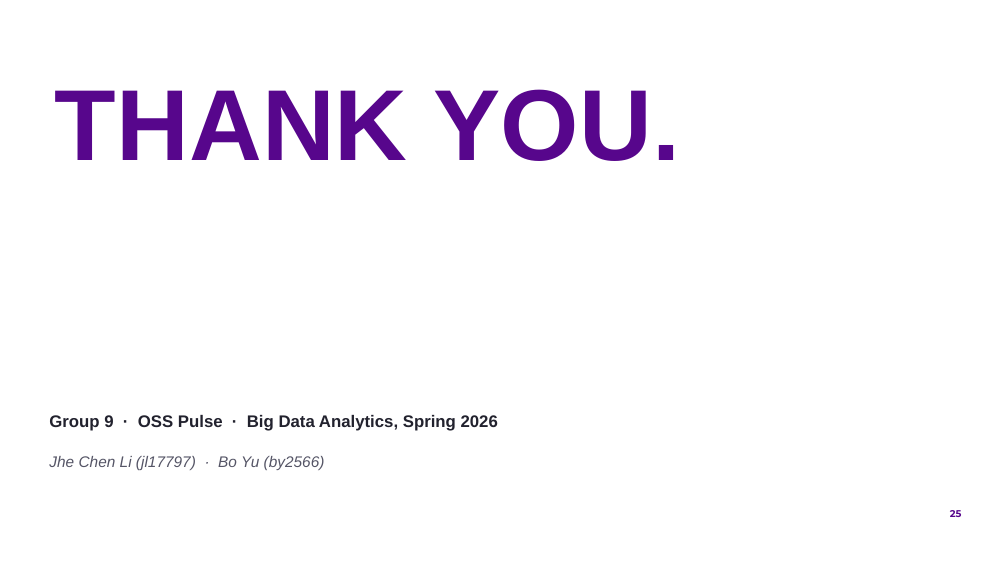
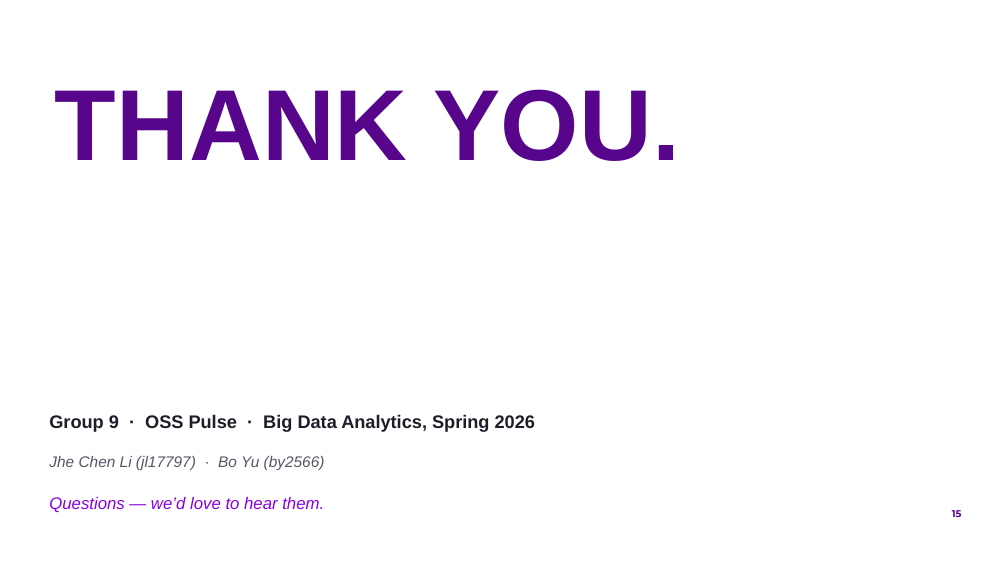
Before and after one commit to by2566-hash/OSS_Pulse, a slide deck: slide 15 of report/presentation/group9_oss_pulse.pptx (slide 25 before the commit). Drawn at 1008x567 pixels with LibreOffice and Linux fonts; fonts in the diff are those of the drawing; background and template pictures are left out. Boxes give left, top, right and bottom in pixels: in the first picture for what was removed or moved away, otherwise in the second. Text is boxed around its words. In the diff, an @@ line names an element or a change of style, - is before the commit and + after.

```diff
--- a/report/presentation/group9_oss_pulse.pptx
+++ b/report/presentation/group9_oss_pulse.pptx
@@ text "Group 9 · OSS Pulse ..." at [49,414,535,432]: size 12 to 13 pt, text colour #22222E to #1E1E28 @@
@@ text added at [49,497,324,512], 12 pt, text #8900E1, italic @@
+Questions — we’d love to hear them.
@@ page number at [952,510,962,517]: text changed @@
-25
+15
```
Also in this commit, not shown: 4 other slides changed, 10 slides added, 20 slides removed, 21 other files.
